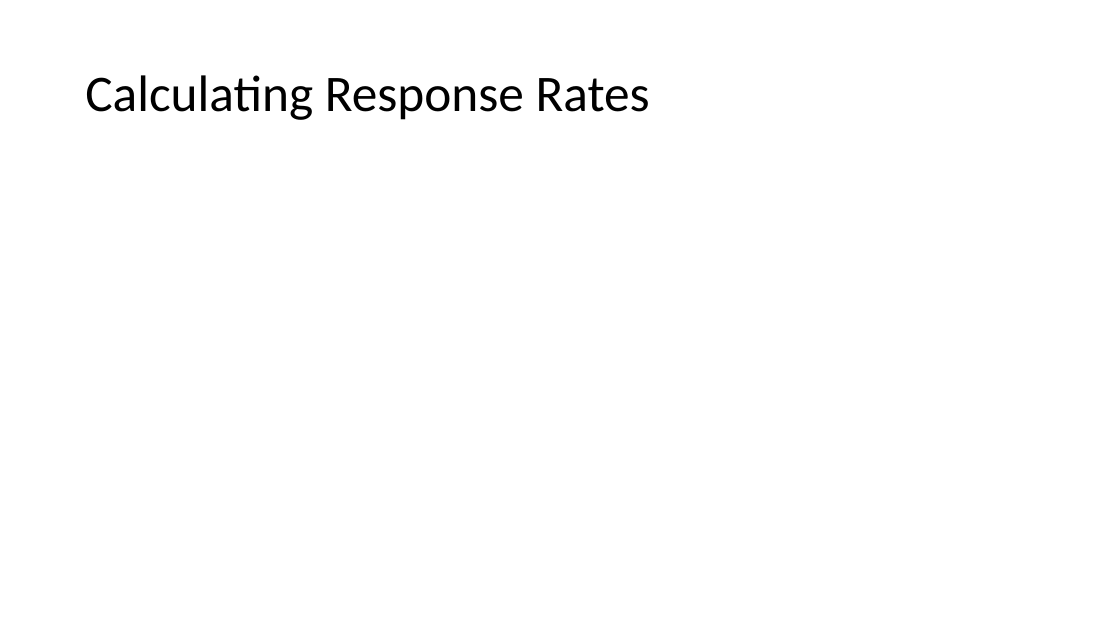
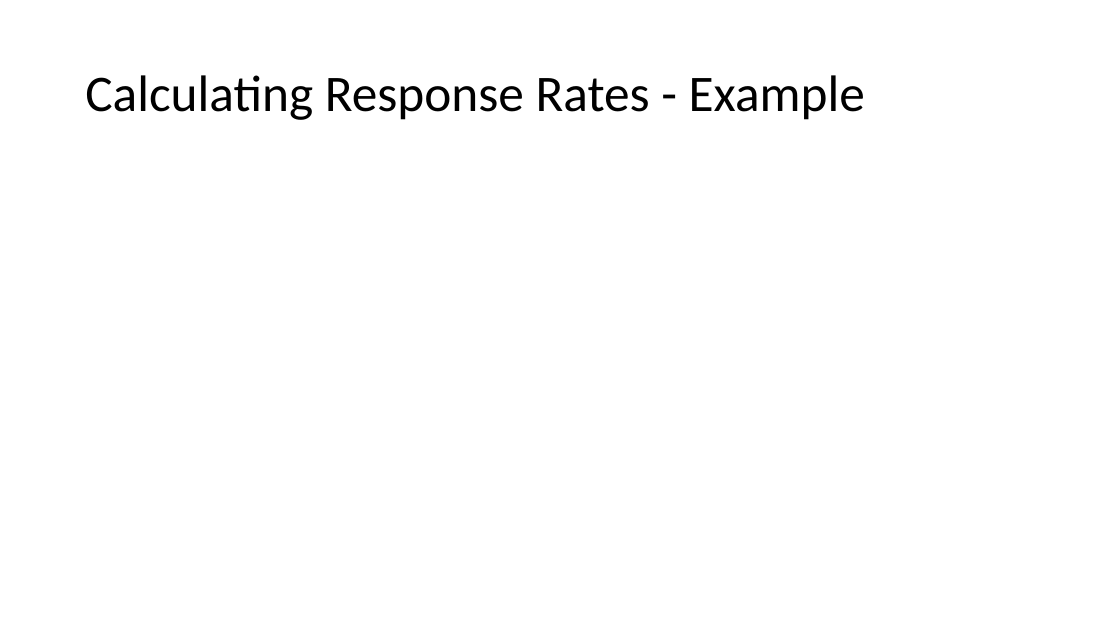
Before and after one commit to mikenguyen13/mar4050, a slide deck: slide 24 of lectures/7/Developing the sampling plan.pptx (slide 14 before the commit). Drawn at 1120x630 pixels with LibreOffice and Linux fonts; fonts in the diff are those of the drawing; grey boxes stand for pictures. Boxes give left, top, right and bottom in pixels: in the first picture for what was removed or moved away, otherwise in the second. Text is boxed around its words. In the diff, an @@ line names an element or a change of style, - is before the commit and + after.

```diff
--- a/lectures/7/Developing the sampling plan.pptx
+++ b/lectures/7/Developing the sampling plan.pptx
@@ title at [85,75,865,120]: text changed @@
-Calculating Response Rates
+Calculating Response Rates - Example
```
Also in this commit, not shown: 17 other slides changed, 13 slides added, 5 other files.
